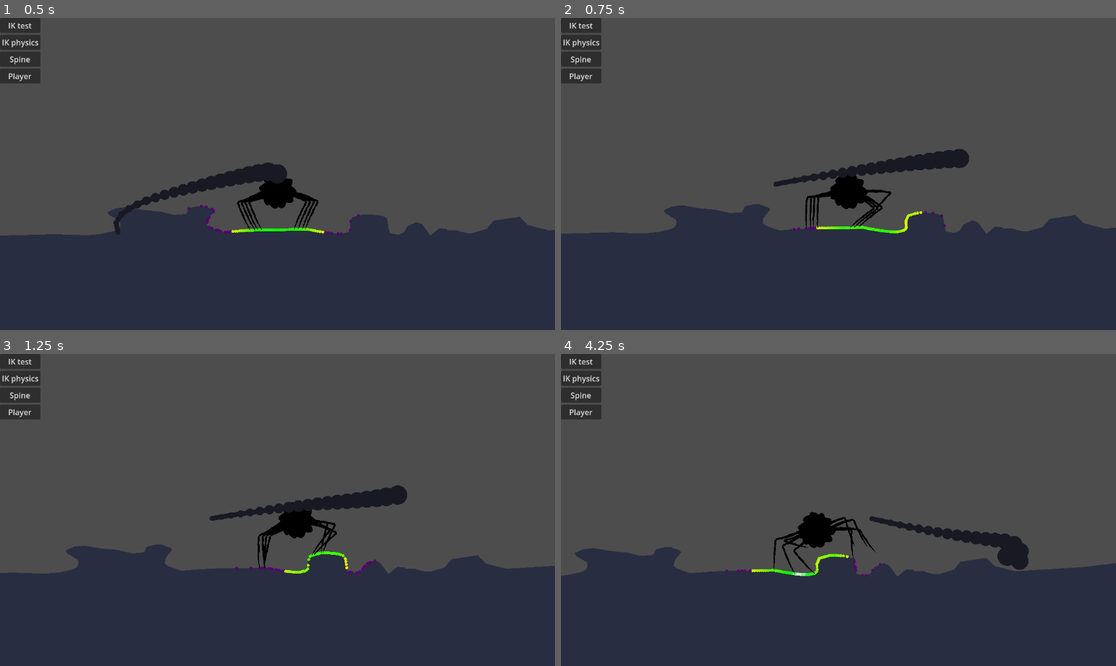
Above: before the commit, frames 1-4 (two rows, left to right).
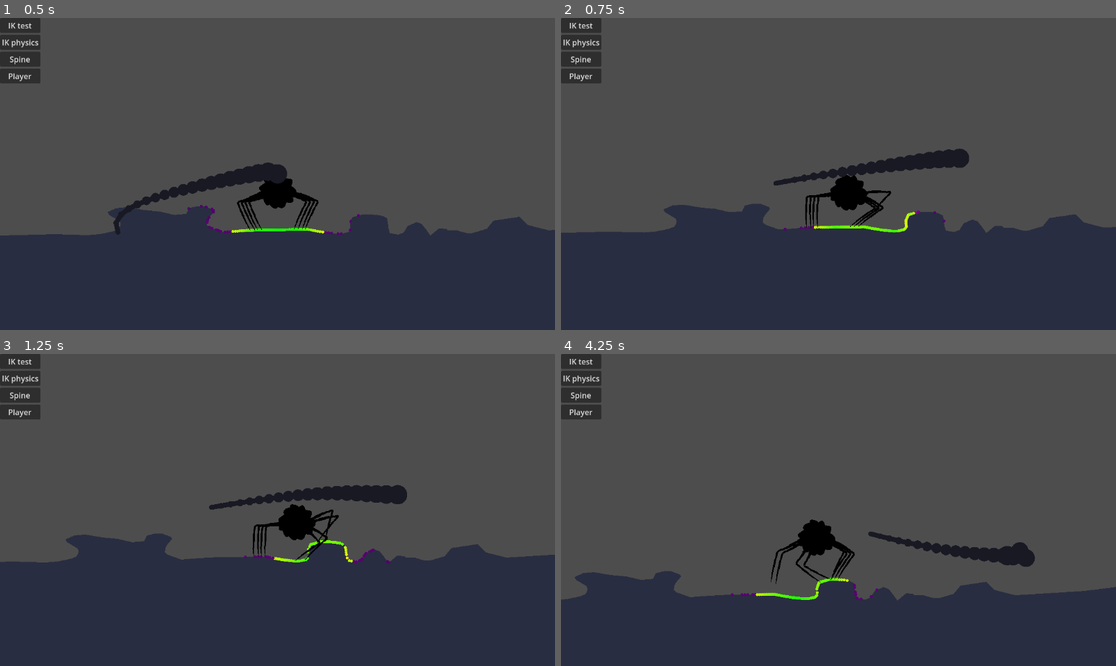
Above: after the commit, the same moments.

Repository: p4triko/CG-2025-Project-Procedural-Animation
Game: Godot game, scene res://scenes/player_testing.tscn
The game is run twice, just before and just after one commit, with the same random seed, the same clock (stepped at 60 frames per second) and the same inputs.
Inputs (mouse positions are in pixels of both pictures, inside the frame that each line leads up to):
- Up to frame 1 (0.5 s): no input
- Up to frame 2 (0.75 s): move the mouse to (960, 158) at 0.52 s; hold D (game_right) from 0.53 s (still down); hold Space (game_jump, bound only after the commit) from 0.53 s (still down)
- Up to frame 3 (1.25 s): keep holding D (game_right); keep holding Space (game_jump, bound only after the commit); tap Left (game_jump, bound only before the commit) at 0.8 s
- Up to frame 4 (4.25 s): move the mouse to (727, 525) at 1.27 s; release D (game_right) at 1.28 s; release Space (game_jump, bound only after the commit) at 1.28 s; hold S (game_down) 1.28-2.03 s; tap Left (game_jump, bound only before the commit) at 1.35, 2.3 s; tap Space (game_jump, bound only after the commit) at 1.52, 1.55, 1.82, 2.85, 3.02, 3.32, 3.77, 4.07 s; move the mouse to (894, 441) at 2.02 s; hold D (game_right) 2.03-2.78 s; hold Shift (game_sprint) 2.03-2.78 s; move the mouse to (810, 572) at 2.77 s; hold W (game_up) 2.78-3.53 s; move the mouse to (1005, 556) at 3.52 s; hold A (game_left) from 3.53 s (still down); hold Left (game_jump, bound only before the commit) from 3.53 s (still down)

Frame 1 is identical in both runs. In frame 2, 0.8% of the frame differs, in the area x 0-100%, y 42-70%; in frame 3, 5.9%; in frame 4, 10%, in the area x 0-100%, y 50-80%.

Commit message:
Add basic jumping for spider

Diff:
--- a/objects/Player/player.gd
+++ b/objects/Player/player.gd
@@ -5,8 +5,9 @@
 @export_group("Vertical")
 @export var gravity: float = 3000.0
 @export var v_accel: float = 100.0
-@export var v_max_velocity: float = 1000
+@export var v_max_velocity: float = 2000.0
 @export var coyote_time: float = 0.1
+@export var jump_velocity: float = 1200.0
 
 @export_group("Horisontal")
 @export var h_accel: float = 2000.0
@@ -23,6 +24,8 @@
 var is_touching_wall: bool = false
 var velocity_offset: Vector2
 var coyote_timer: float = 0
+var jump_charge: float = 0
+var jump_timer: float = 0
 
 var left_legs: Array
 var right_legs: Array
@@ -48,12 +51,14 @@
 func _physics_process(delta: float) -> void:
 	var input_axis: Vector2 = Vector2(Input.get_axis("game_left", "game_right"), Input.get_axis("game_down", "game_up"))
 	var input_sprint: bool = Input.is_action_pressed("game_sprint")
+	var input_jump: bool = Input.is_action_pressed("game_jump")
 
 	## Raycasting for nearby surfaces/walls
 	var surfaces = get_potential_surfaces()
 	debug_draw_surfaces = surfaces
 
 	## Vertical velocity
+	jump_timer -= delta
 	var left_legs_grounded = 0
 	for leg: SpiderLeg in left_legs:
 		if leg.state == leg.states.GROUNDED && leg.current_normal.dot(Vector2.UP) > 0.5:
@@ -67,7 +72,18 @@
 		coyote_timer = 0
 	else:
 		coyote_timer += delta
-	var is_falling = coyote_timer > coyote_time
+	var is_falling = jump_timer > 0.0 || coyote_timer > coyote_time
+
+	if is_falling:
+		jump_charge = 0.0
+	elif input_jump:
+		jump_charge = min(1.0, jump_charge + 2.0 * delta)
+		input_axis.y = -jump_charge
+	elif jump_charge > 0.0:
+		velocity.y = max(0.5, jump_charge) * -jump_velocity
+		is_falling = true
+		jump_timer = 0.2
+		jump_charge = 0.0
 
 	# Find floor, where spider will be
 	#var prediction_time = leg_reposition_speed
@@ -153,7 +169,7 @@
 		var score_diff = best_score - current_score
 		var best_surface = data[3]
 
-		if leg.name == "LegLeft1": print(leg.state)
+		# if leg.name == "LegLeft1": print(leg.state)
 		if leg.state == SpiderLeg.states.GROUNDED:
 			if score_diff > trigger_threshold: # If new surface is way better than current surface, then step
 				leg.step(best_surface[0], best_surface[1])
--- a/project.godot
+++ b/project.godot
@@ -60,9 +60,9 @@
 }
 game_jump={
 "deadzone": 0.2,
-"events": [Object(InputEventKey,"resource_local_to_scene":fa …(140 unchanged characters)… d":false,"keycode":0,"physical_keycode":4194319,"key_label":0,"unicode":0,"location":0,"echo":false,"script":null)
+"events": [Object(InputEventKey,"resource_local_to_scene":fa …(140 unchanged characters)… d":false,"keycode":0,"physical_keycode":32,"key_label":0,"unicode":32,"location":0,"echo":false,"script":null)
 , Object(InputEventJoypadButton,"resource_local_to_scene":false,"resource_name":"","device":-1,"button_index":0,"pressure":0.0,"pressed":false,"script":null)
-, Object(InputEventKey,"resource_local_to_scene":false,"reso …(131 unchanged characters)… d":false,"keycode":0,"physical_keycode":4194326,"key_label":0,"unicode":0,"location":0,"echo":false,"script":null)
+, Object(InputEventKey,"resource_local_to_scene":false,"reso …(131 unchanged characters)… d":false,"keycode":0,"physical_keycode":90,"key_label":0,"unicode":122,"location":0,"echo":false,"script":null)
 ]
 }
 game_latch={
